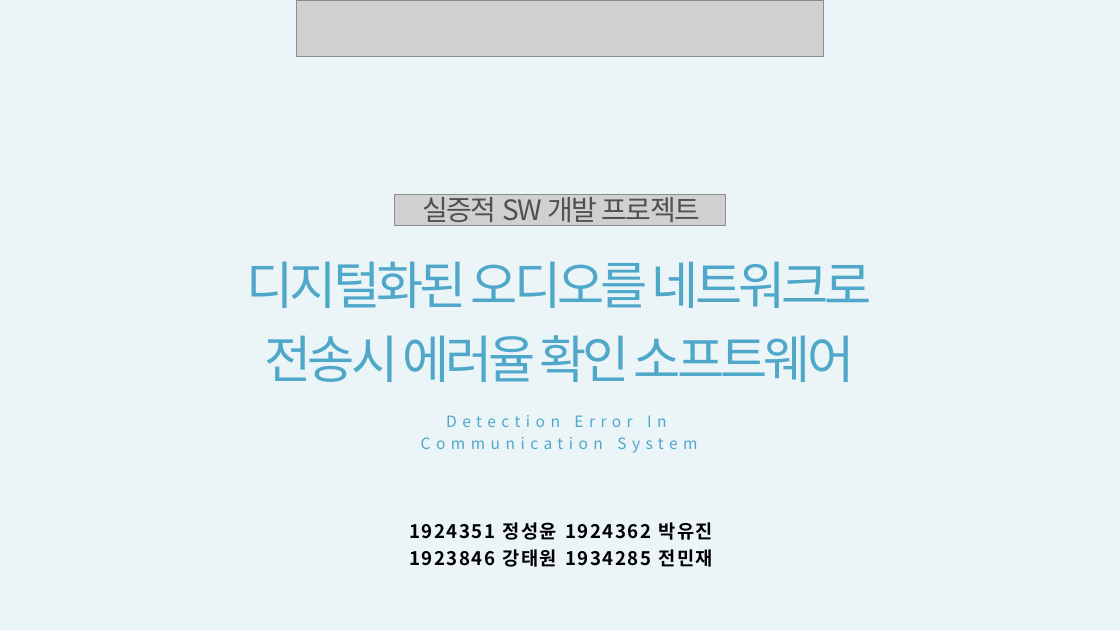
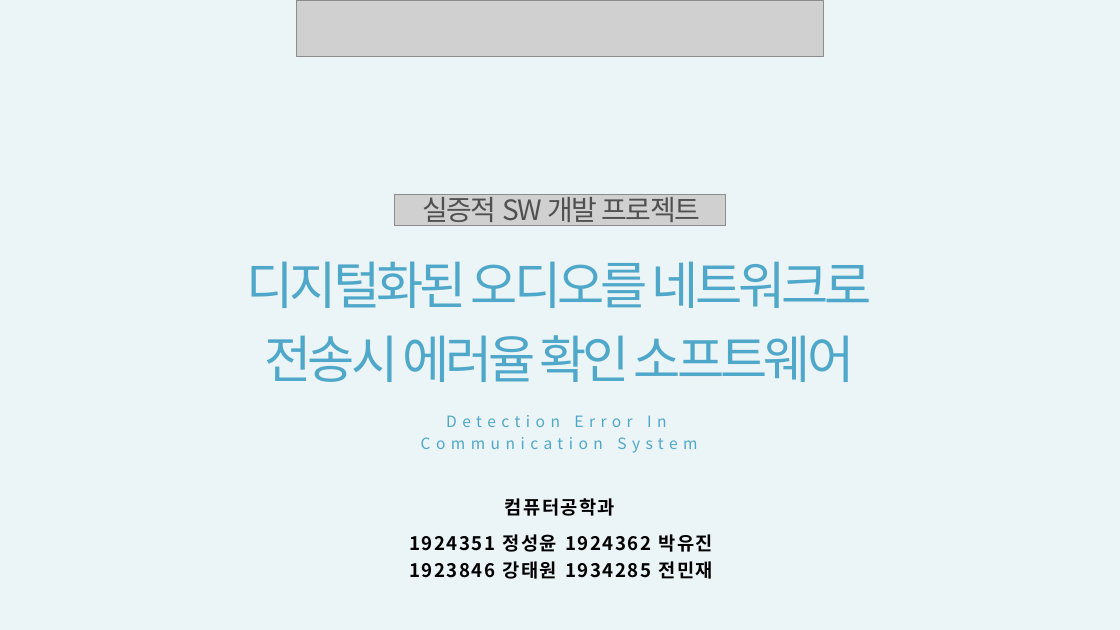
Before and after one commit to DAU-FAIRDAY-DECS/Documents, a slide deck: slide 1 of 발표 자료/DECS_3차 발표 자료.pptx. Drawn at 1120x630 pixels with LibreOffice and Linux fonts; fonts in the diff are those of the drawing; grey boxes stand for pictures; background and template pictures are left out. Boxes give left, top, right and bottom in pixels: in the first picture for what was removed or moved away, otherwise in the second. Text is boxed around its words. In the diff, an @@ line names an element or a change of style, - is before the commit and + after.

Commit message:
docs: 3차 발표 자료 수정

```diff
--- a/발표 자료/DECS_3차 발표 자료.pptx
+++ b/발표 자료/DECS_3차 발표 자료.pptx
@@ text added at box(505, 498, 615, 516), 24 pt, text #000000, bold @@
+컴퓨터공학과
@@ text "1924351 정성윤 1924362 박유진": place and size @@
-text "1924351 정성윤 1924362 박유진" at box(409, 522, 713, 567)
+text "1924351 정성윤 1924362 박유진" at box(409, 534, 713, 579)
```
